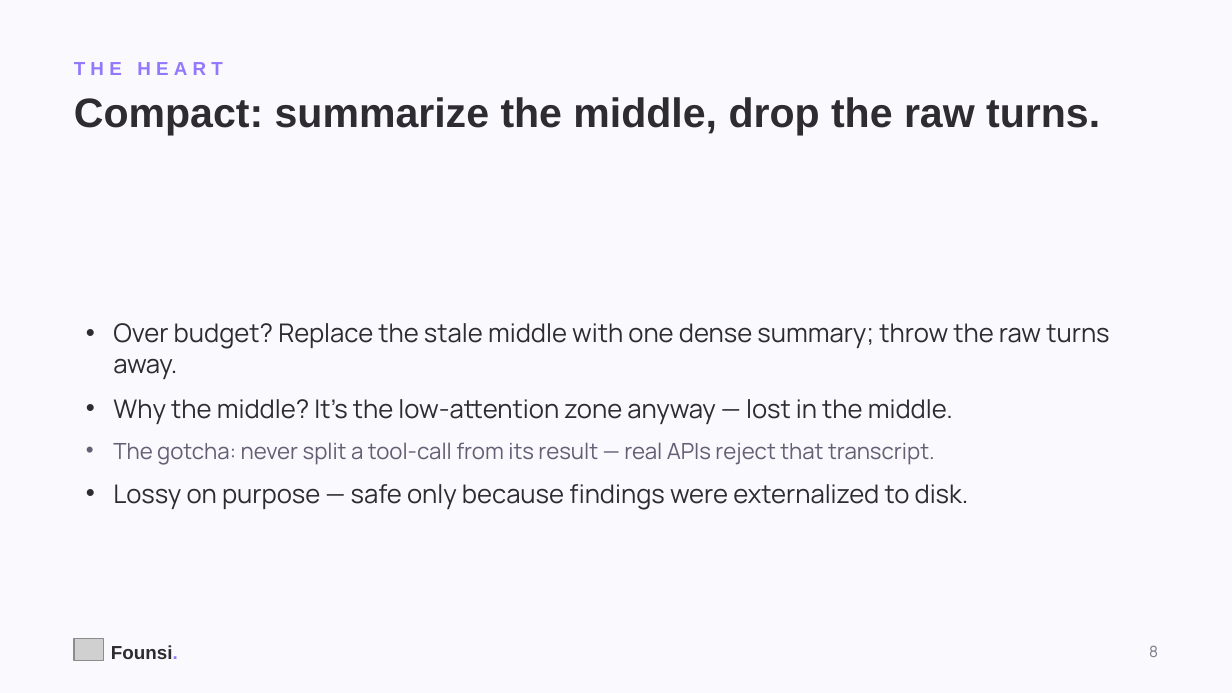
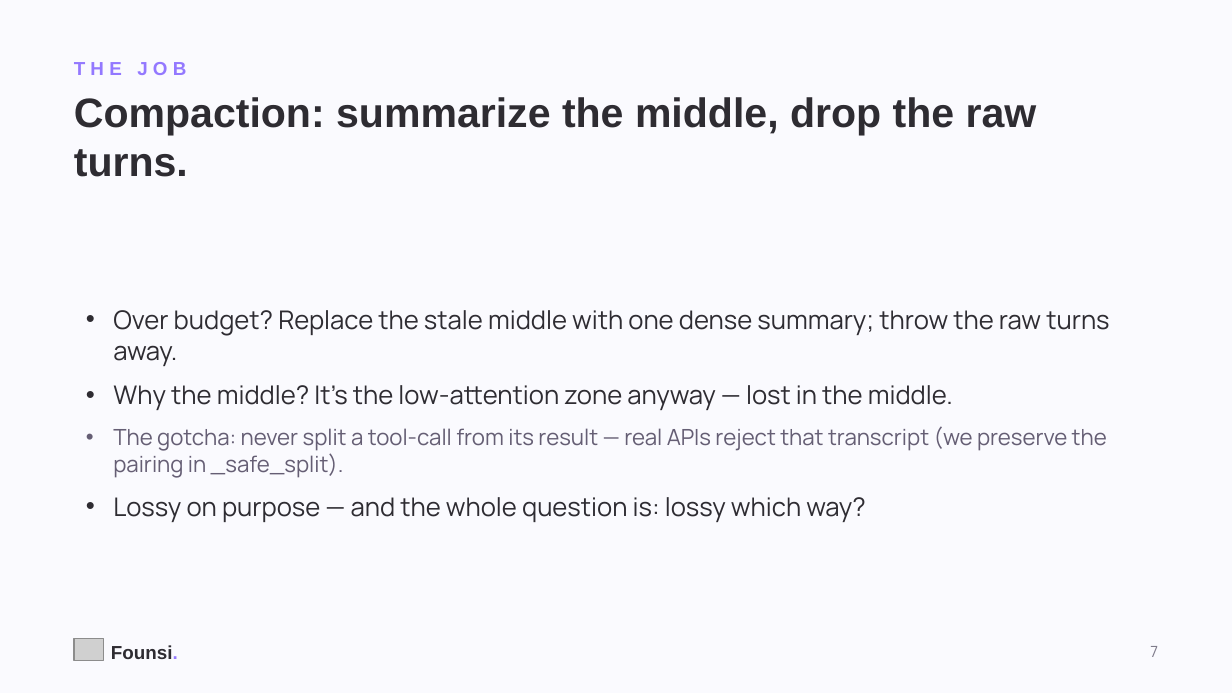
Before and after one commit to kanishkpatel1995/agent-harness, a slide deck: slide 7 of presentation/founsi-context-engineering.pptx (slide 8 before the commit). Drawn at 1232x693 pixels with LibreOffice and Linux fonts; fonts in the diff are those of the drawing; grey boxes stand for pictures. Boxes give left, top, right and bottom in pixels: in the first picture for what was removed or moved away, otherwise in the second. Text is boxed around its words. In the diff, an @@ line names an element or a change of style, - is before the commit and + after.

```diff
--- a/presentation/founsi-context-engineering.pptx
+++ b/presentation/founsi-context-engineering.pptx
@@ text at bbox=[74, 62, 186, 75]: text changed @@
-THE HEART
+THE JOB
@@ text at bbox=[74, 97, 1037, 177]: text changed @@
-Compact: summarize the middle, drop the raw turns.
+Compaction: summarize the middle, drop the raw turns.
@@ text at bbox=[113, 426, 1107, 522]: text changed @@
-• The gotcha: never split a tool-call from its result — real APIs reject that transcript.
-• Lossy on purpose — safe only because findings were externalized to disk.
+• The gotcha: never split a tool-call from its result — real APIs reject that transcript (we preserve the pairing in _safe_split).
+• Lossy on purpose — and the whole question is: lossy which way?
@@ text at bbox=[1150, 646, 1158, 657]: text changed @@
-8
+7
```
Also in this commit, not shown: 15 other slides changed, 24 slides added, 12 slides removed, 1 other file.
